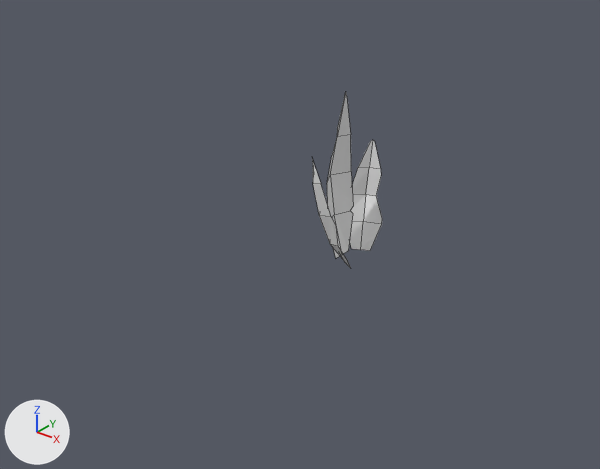
Renders of the Blender file Assets/Harvesters/Environment/Grass/grass.blend from each side of a commit.
Camera for both pictures: a 50 mm camera at (0.528, -0.745, 0.472) aimed at (-0.027, -0.053, 0.042). The lights are fixed; the arrows at lower left show +X, +Y and +Z. Mesh edges are drawn as thin lines.

In view in the first picture: 'Grass1'.
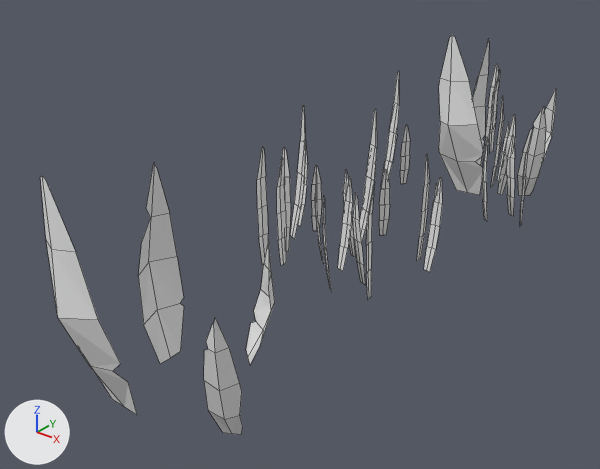
Edits to the scene script, one JSON object a line:
```json
{"op": "add", "block": "mat_material_003", "code": ["mat_material_003 = diffuse_material('Material.003')", "mat_material_003.base_color = (0.8, 0.8, 0.8)  # white #e7e7e7"]}
{"op": "add", "block": "mat_material_004", "code": ["mat_material_004 = diffuse_material('Material.004')", "mat_material_004.base_color = (0.8, 0.8, 0.8)  # white #e7e7e7"]}
{"op": "add", "block": "mat_material_005", "code": ["mat_material_005 = diffuse_material('Material.005')", "mat_material_005.base_color = (0.8, 0.8, 0.8)  # white #e7e7e7"]}
{"block": "me_plane", "where": "# used by ob_grass1; location = (0.0, 0.0, 0.102); rotation_euler = (0.0, -1.571, 0.0), in degrees (0, -90, 0); scale = (0.1, 0.1, 0.1)"}
{"op": "remove", "block": "me_plane", "code": "me_plane.from_pydata(...)  # 61 vertices, 24 faces; spans x -1.03..1.06, y -0.6..0.59, z -0.24..0.23"}
{"op": "add", "block": "me_plane", "code": "me_plane.from_pydata(...)  # 82 vertices, 32 faces; spans x -1.03..1.32, y -1.29..0.66, z -1.53..0.23"}
{"block": "me_plane", "change": "me_plane part 1: a new loose piece of 21 vertices spanning x -1.03..0.46, y -0.86..-0.4, z -1.53..-1.15, in mat_material_001 (white #e7e7e7)"}
{"block": "me_plane", "change": "me_plane part 2: a new loose piece of 21 vertices spanning x -0.99..0.37, y 0.34..0.66, z -0.92..-0.51, in mat_material_001 (white #e7e7e7)"}
{"block": "me_plane", "change": "me_plane part 3: a new loose piece of 21 vertices spanning x -0.95..1.32, y -1.29..-0.84, z -0.59..0.16, in mat_material_003 (white #e7e7e7)"}
{"block": "me_plane", "change": "me_plane part 4: the loose piece of 21 vertices spanning x -1.03..0.46, y -0.6..-0.1, z -0.24..0.1 is deleted"}
{"block": "me_plane", "change": "me_plane part 5: the loose piece of 21 vertices spanning x -1.0..0.33, y 0.16..0.59, z -0.23..0.17 is deleted"}
{"op": "add", "block": "me_plane", "code": "me_plane.materials.append(mat_material_003)  # white #e7e7e7"}
{"op": "add", "block": "me_plane_024", "code": ["me_plane_024 = bpy.data.meshes.new('Plane.024')", "me_plane_024.from_pydata(...)  # 262 vertices, 128 faces; spans x -1.05..1.32, y -1.45..1.37, z -1.3..1.07", "# faces by material slot: [32, 96]", "me_plane_024.materials.append(mat_material_004)  # white #e7e7e7", "me_plane_024.materials.append(mat_material_005)  # white #e7e7e7"]}
{"op": "add", "block": "me_plane_003", "code": ["me_plane_003 = bpy.data.meshes.new('Plane.003')", "me_plane_003.from_pydata(...)  # 270 vertices, 144 faces; spans x -0.158..0.105, y -0.203..0.061, z -0.275..0.046"]}
{"op": "set", "path": "ob_grass1.location", "old": "(0.0, 0.0, 0.102)", "new": "(-0.001, -0.287, 0.102)"}
{"op": "add", "block": "ob_grass3", "code": ["ob_grass3 = bpy.data.objects.new('Grass3', me_plane_024)", "ob_grass3.location = (0.001, 0.343, 0.102)", "ob_grass3.rotation_euler = (0.0, -1.571, 0.0)  # degrees (0, -90, 0)", "ob_grass3.scale = (0.1, 0.1, 0.1)"]}
{"op": "add", "block": "ob_grass2", "code": ["ob_grass2 = bpy.data.objects.new('Grass2', me_plane_003)", "ob_grass2.location = (0.077, 0.05, 0.068)", "ob_grass2.rotation_euler = (0.0, 1.571, 0.0)  # degrees (0, 90, 0)", "ob_grass2.scale = (0.673, 0.673, 0.673)"]}
```

Changed parts and their boxes [x1, y1, x2, y2] in the pictures (600 x 469 px):
```json
{"object": "Grass1", "change": "reshaped, moved", "before": [312, 92, 382, 267], "after": [40, 163, 275, 435], "on screen": "232% wider, 55% taller"}
{"object": "Grass3", "change": "added", "after": [381, 35, 557, 226], "faces in mat_material_004 (white #e7e7e7)": [439, 35, 557, 196], "faces in mat_material_005 (white #e7e7e7)": [381, 64, 533, 226]}
{"object": "Grass2", "change": "added", "after": [257, 105, 442, 299]}
{"part": 1, "of": "me_plane", "change": "added", "after": [204, 318, 243, 435]}
{"part": 2, "of": "me_plane", "change": "added", "after": [246, 240, 275, 364]}
{"part": 3, "of": "me_plane", "change": "added", "after": [40, 176, 137, 415]}
{"part": 4, "of": "me_plane", "change": "deleted", "before": [312, 159, 350, 267]}
{"part": 5, "of": "me_plane", "change": "deleted", "before": [350, 140, 382, 251]}
```
